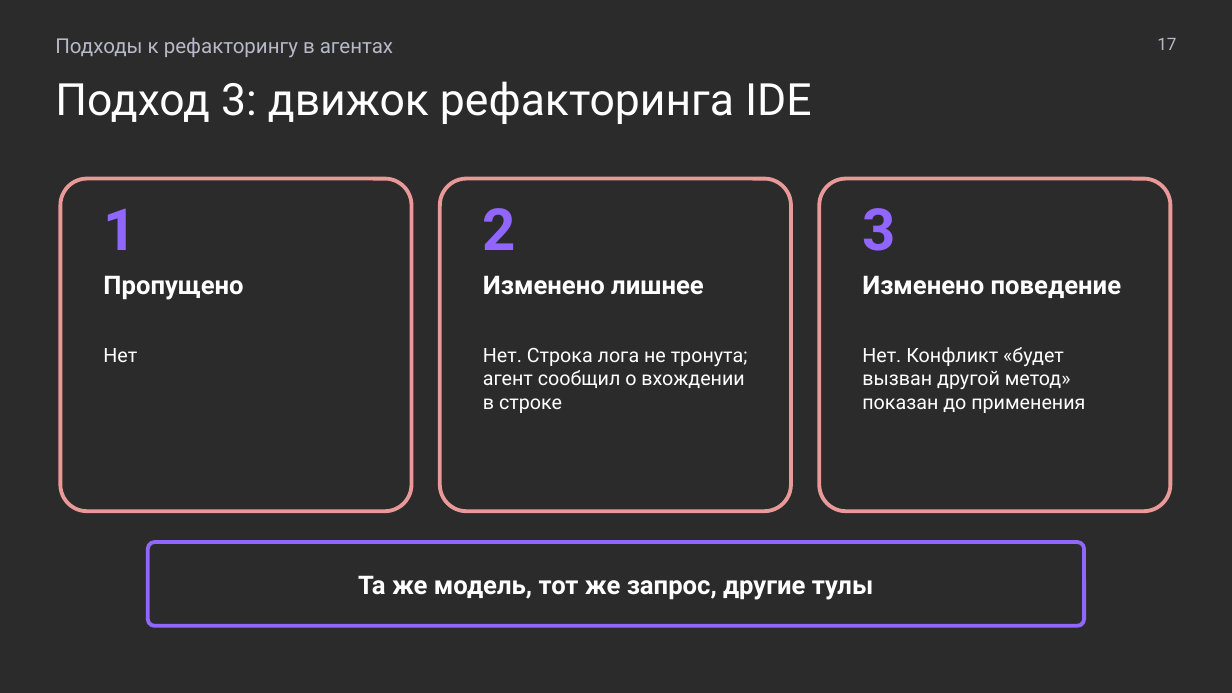
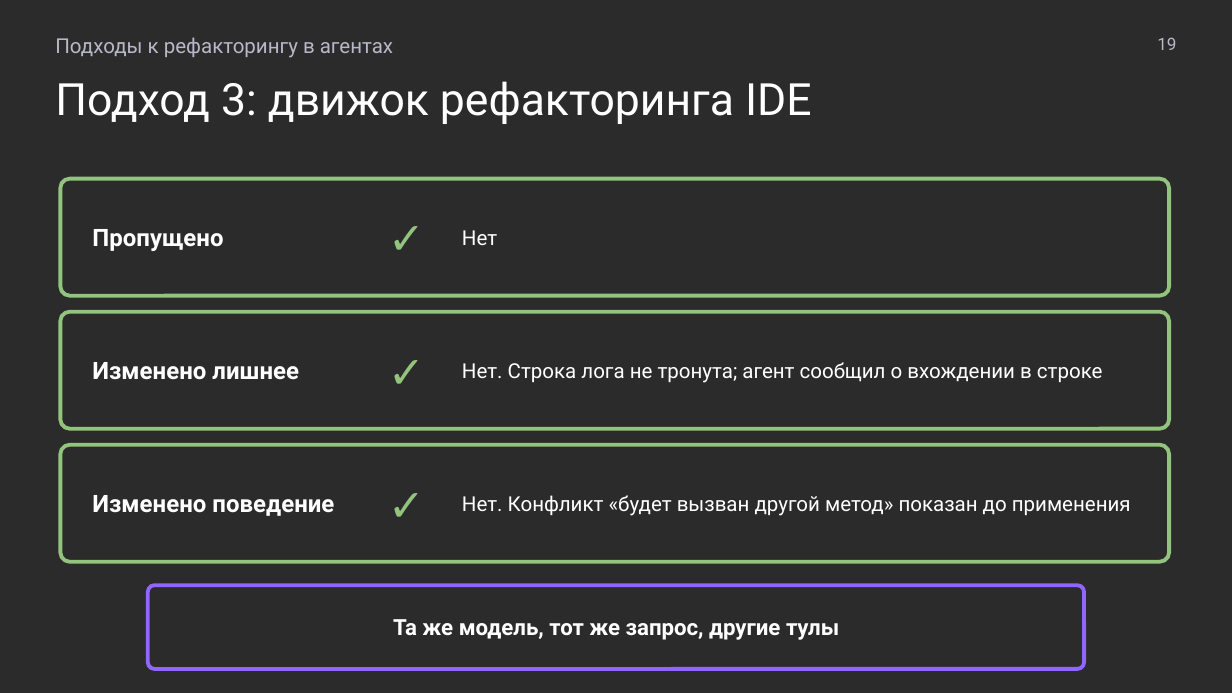
Before and after one commit to MchKosticyn/ide-refactoring-in-ai-agents, a slide deck: slide 19 of Доклад_ Рефакторинг в ИИ-агентах.pptx (slide 17 before the commit). Drawn at 1232x693 pixels with LibreOffice and Linux fonts; fonts in the diff are those of the drawing; background and template pictures are left out; a plain dark background stands for a picture behind light text. Boxes give left, top, right and bottom in pixels: in the first picture for what was removed or moved away, otherwise in the second. Text is boxed around its words. In the diff, an @@ line names an element or a change of style, - is before the commit and + after.

Commit message:
Pros/cons slide per approach, result tables with color semantics, plan-progress slides, short titles

```diff
--- a/Доклад_ Рефакторинг в ИИ-агентах.pptx
+++ b/Доклад_ Рефакторинг в ИИ-агентах.pptx
@@ text at (1157, 37, 1176, 50): text changed @@
-17
+19
@@ rounded rectangle: place and size @@
-rounded rectangle at (60, 179, 411, 511)
+rounded rectangle at (60, 179, 1169, 296)
@@ text "Пропущено": place and size @@
-text "Пропущено" at (103, 275, 243, 300)
+text "Пропущено" at (92, 229, 223, 251)
@@ text removed at (103, 208, 136, 250) @@
-1
@@ text added at (370, 185, 444, 290), 26 pt, text #93C47D @@
+✓
@@ size 11.5 to 12 pt; vertical alignment top to middle in 3 elements at (462, 362, 1103, 383), (462, 495, 1131, 516), (462, 230, 497, 245) @@
@@ text "Нет": place and size @@
-text "Нет" at (103, 348, 137, 362)
+text "Нет" at (462, 230, 497, 245)
@@ text removed at (483, 208, 516, 250) @@
-2
@@ text removed at (862, 208, 895, 251) @@
-3
@@ rounded rectangle: place and size @@
-rounded rectangle at (440, 179, 791, 511)
+rounded rectangle at (60, 312, 1169, 429)
@@ text "Изменено лишнее": place and size @@
-text "Изменено лишнее" at (483, 275, 704, 295)
+text "Изменено лишнее" at (92, 362, 299, 380)
@@ text added at (370, 318, 444, 423), 26 pt, text #93C47D @@
+✓
@@ text "Нет. Строка лога не тронута; ...": place and size @@
-text "Нет. Строка лога не тронута; ..." at (483, 348, 748, 413)
+text "Нет. Строка лога не тронута; ..." at (462, 362, 1103, 383)
@@ outline #EA9999 2.25 pt to #93C47D 2.25 pt in 3 elements at (60, 312, 1169, 429), (60, 179, 1169, 296), (60, 445, 1169, 562) @@
@@ rounded rectangle: place and size @@
-rounded rectangle at (819, 179, 1170, 511)
+rounded rectangle at (60, 445, 1169, 562)
@@ size 15 to 14 pt; vertical alignment top to middle in 3 elements at (92, 229, 223, 251), (92, 362, 299, 380), (92, 495, 334, 516) @@
@@ text "Изменено поведение": place and size @@
-text "Изменено поведение" at (862, 275, 1121, 298)
+text "Изменено поведение" at (92, 495, 334, 516)
@@ text added at (370, 451, 444, 556), 26 pt, text #93C47D @@
+✓
@@ text "Нет. Конфликт «будет вызван другой ...": place and size @@
-text "Нет. Конфликт «будет вызван другой ..." at (862, 347, 1085, 413)
+text "Нет. Конфликт «будет вызван другой ..." at (462, 495, 1131, 516)
@@ rounded rectangle: place and size @@
-rounded rectangle at (148, 542, 1084, 626)
+rounded rectangle at (148, 585, 1084, 669)
@@ text "Та же модель, тот же ...": place and size @@
-text "Та же модель, тот же ..." at (358, 575, 873, 600)
+text "Та же модель, тот же ..." at (393, 619, 839, 640)
@@ text "Та же модель, тот же ..." at (393, 619, 839, 640): size 15 to 13 pt @@
```
Also in this commit, not shown: 21 other slides changed, 5 slides added, 2 other files.
